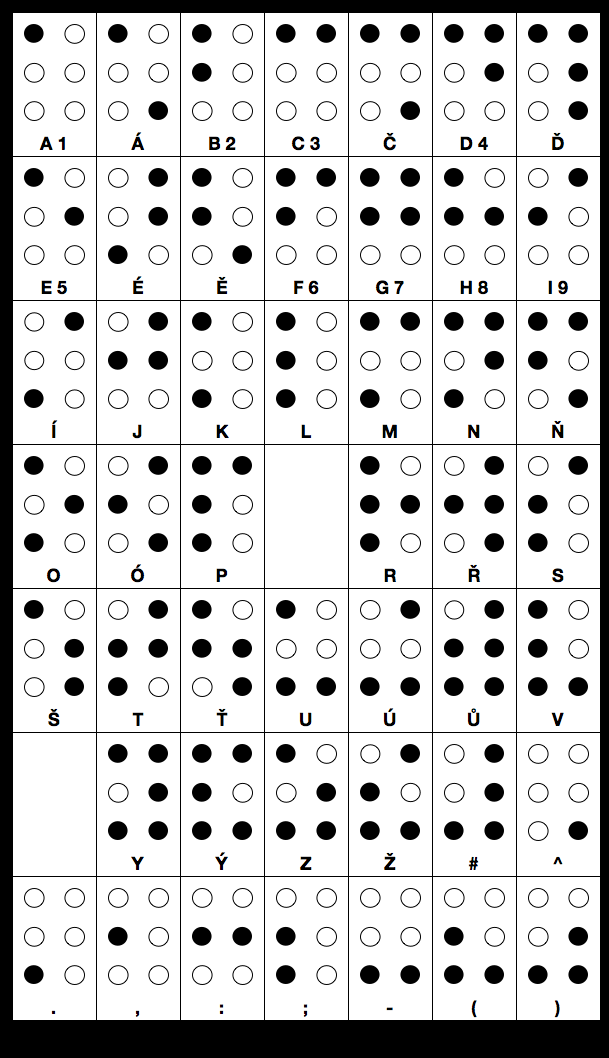
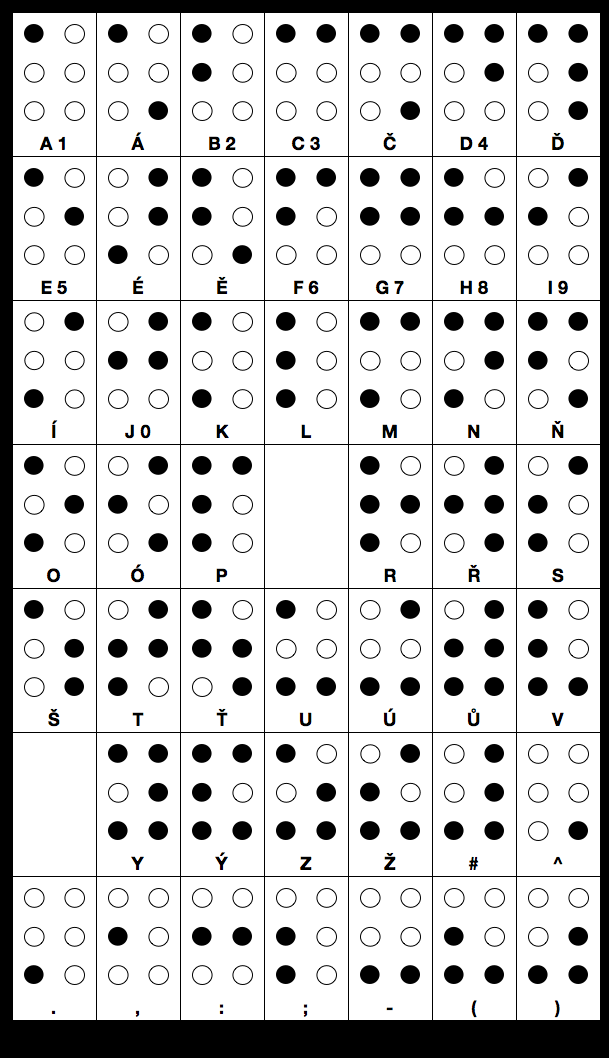
Layer changes from the first 609px x 1058px image to the second:
painted on "Latinka" over [125, 424, 151, 439]
